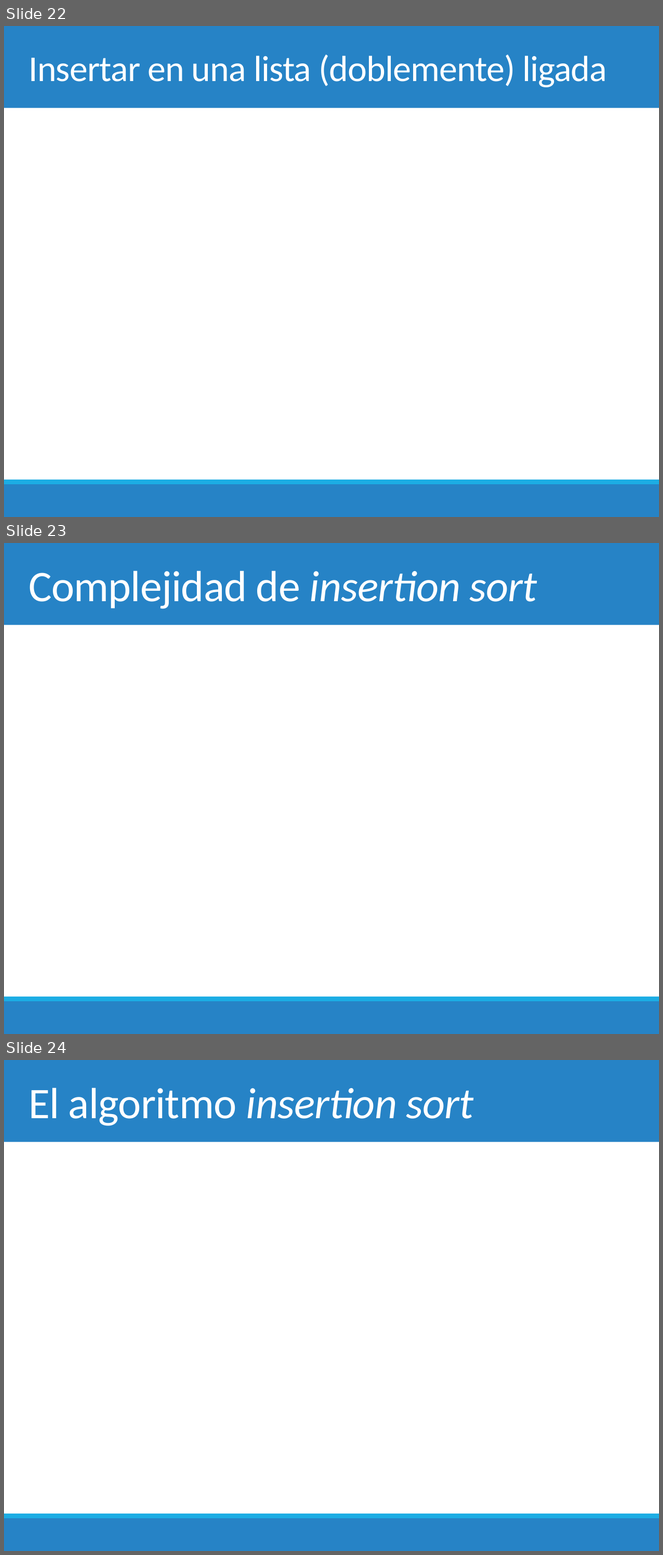
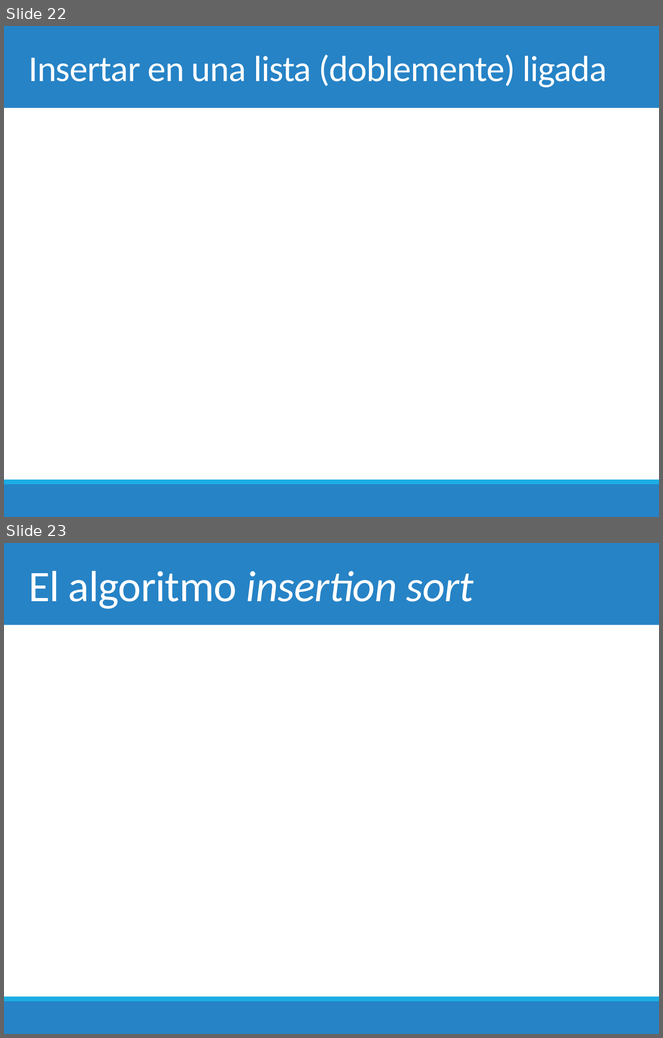
Before and after one commit to chris-carstens/2020-2, a slide deck: Clases/01 - Selection & Insertion sort/01. Selection & Insertion sort.pptx. Shown one above the other, each under a label of ours: slides 22, 23 and 24 before the commit, slides 22 and 23 after it. The pictures are 663x1555 and 663x1038 pixels, drawn with LibreOffice and Linux fonts; fonts in the diff are those of the drawing; grey boxes stand for pictures. Boxes give left, top, right and bottom in pixels: in the first picture for what was removed or moved away, otherwise in the second. Text is boxed around its words. In the diff, an @@ line names an element or a change of style, - is before the commit and + after.

Commit message:
Update Insertionsort

```diff
--- a/Clases/01 - Selection & Insertion sort/01. Selection & Insertion sort.pptx
+++ b/Clases/01 - Selection & Insertion sort/01. Selection & Insertion sort.pptx
@@ slide 23 removed at <box>4,543,659,1034</box>, background #FFFFFF; not listed: 3 template elements that a slide beside it also shows @@
@@ title removed at <box>28,571,538,609</box> @@
-Complejidad de insertion sort
@@ what was slide 24 is now slide 23 @@
```
Also in this commit, not shown: 4 slides changed, 2 slides added, 1 other file.
